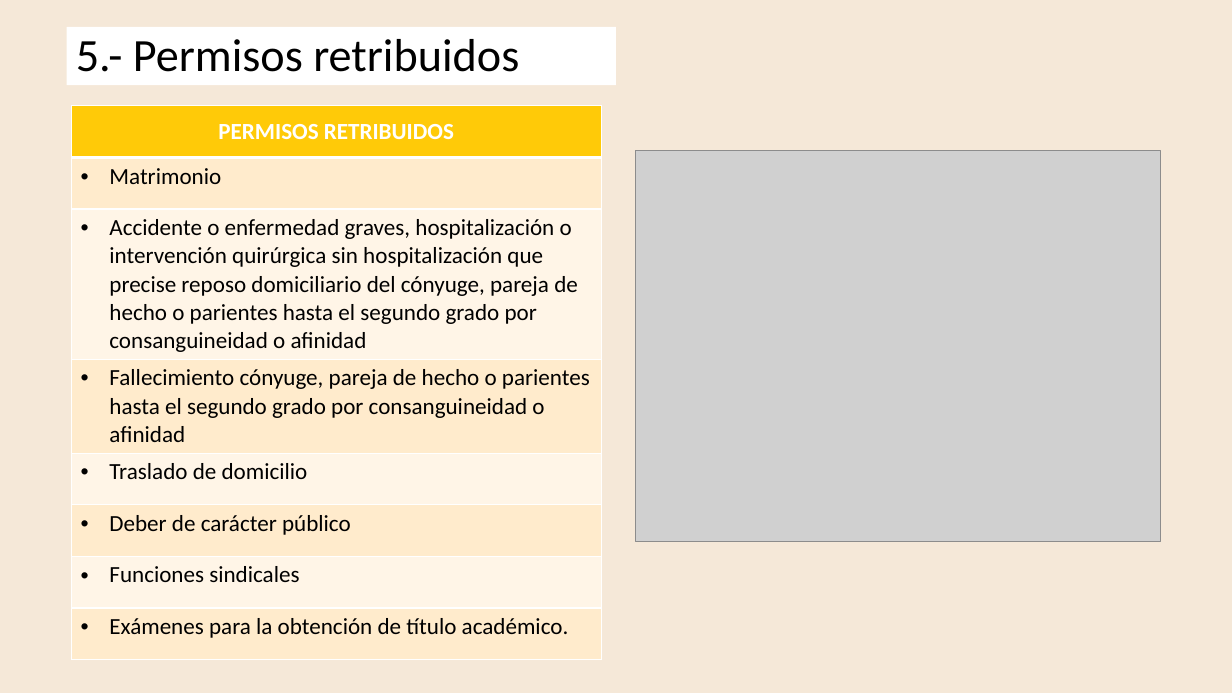
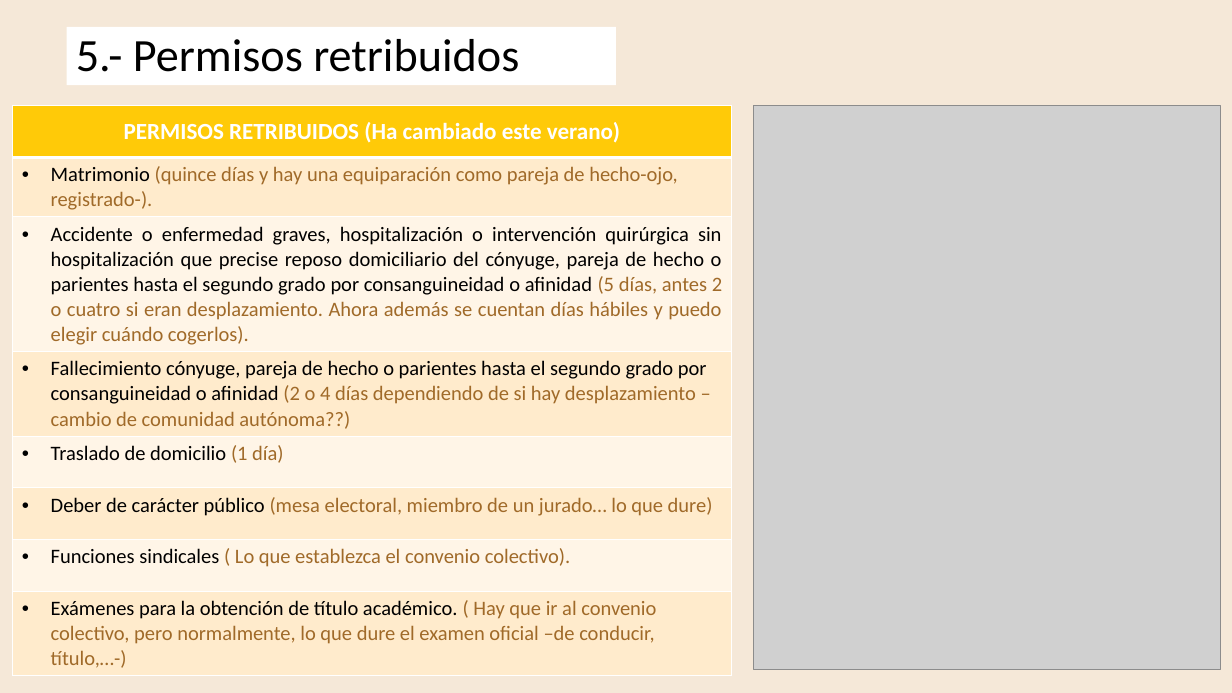
Before and after one commit to DiMaPaGa/daw1, a slide deck: slide 8 of PROGRAMACION/FOL/TEMA 3 FOL 2023 2024.pptx. Drawn at 1232x693 pixels with LibreOffice and Linux fonts; fonts in the diff are those of the drawing; grey boxes stand for pictures. Boxes give left, top, right and bottom in pixels: in the first picture for what was removed or moved away, otherwise in the second. Text is boxed around its words. In the diff, an @@ line names an element or a change of style, - is before the commit and + after.

```diff
--- a/PROGRAMACION/FOL/TEMA 3 FOL 2023 2024.pptx
+++ b/PROGRAMACION/FOL/TEMA 3 FOL 2023 2024.pptx
@@ table at (x1=13, y1=105, x2=732, y2=672) @@
-row 1, column 1: PERMISOS RETRIBUIDOS
+row 1, column 1: PERMISOS RETRIBUIDOS (Ha cambiado este verano)
-row 2, column 1: Matrimonio
+row 2, column 1: Matrimonio (quince días y hay una equiparación como pareja de hecho-ojo, registrado-).
-row 3, column 1: Accidente o enfermedad graves, hospitalización o intervención quirúrgica sin hospitalización que precise reposo domiciliario del cónyuge, pareja de hecho o parientes hasta el segundo grado por consanguineidad o afinidad
+row 3, column 1: Accidente o enfermedad graves, hospitalización o intervención quirúrgica sin hospitalización que precise reposo domiciliario del cónyuge, pareja de hecho o parientes hasta el segundo grado por consanguineidad o afinidad (5 días, antes 2 o cuatro si eran desplazamiento. Ahora además se cuentan días hábiles y puedo elegir cuándo cogerlos).
-row 4, column 1: Fallecimiento cónyuge, pareja de hecho o parientes hasta el segundo grado por consanguineidad o afinidad
+row 4, column 1: Fallecimiento cónyuge, pareja de hecho o parientes hasta el segundo grado por consanguineidad o afinidad (2 o 4 días dependiendo de si hay desplazamiento – cambio de comunidad autónoma??)
-row 5, column 1: Traslado de domicilio
+row 5, column 1: Traslado de domicilio (1 día)
-row 6, column 1: Deber de carácter público
+row 6, column 1: Deber de carácter público (mesa electoral, miembro de un jurado… lo que dure)
-row 7, column 1: Funciones sindicales
+row 7, column 1: Funciones sindicales ( Lo que establezca el convenio colectivo).
-row 8, column 1: Exámenes para la obtención de título académico.
+row 8, column 1: Exámenes para la obtención de título académico. ( Hay que ir al convenio colectivo, pero normalmente, lo que dure el examen oficial –de conducir, título,…-)
@@ table resized from (x1=71, y1=105, x2=602, y2=655) to (x1=13, y1=105, x2=732, y2=672) @@
@@ picture resized from (x1=636, y1=151, x2=1162, y2=542) to (x1=753, y1=105, x2=1220, y2=669) @@
```
Also in this commit, not shown: 2 other slides changed, 1 other file.
